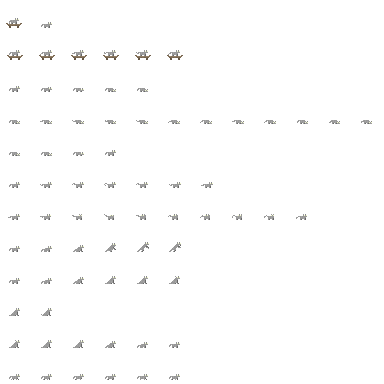
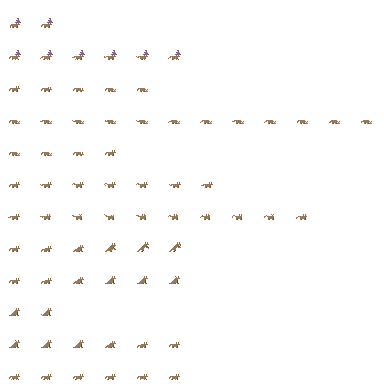
Layer changes from the first 384 × 384 image to the second:
added layer "Wizard Hat" above "Pasted Layer copy" over (x1=15, y1=18, x2=181, y2=55)
added layer "Pasted Layer copy" above "cat_white.png" over (x1=8, y1=22, x2=372, y2=380)
added layer "cat_white.png" above "Pasted Layer" over (x1=8, y1=22, x2=372, y2=380)
hid "cat_skateboard.png" over (x1=6, y1=18, x2=372, y2=380)
